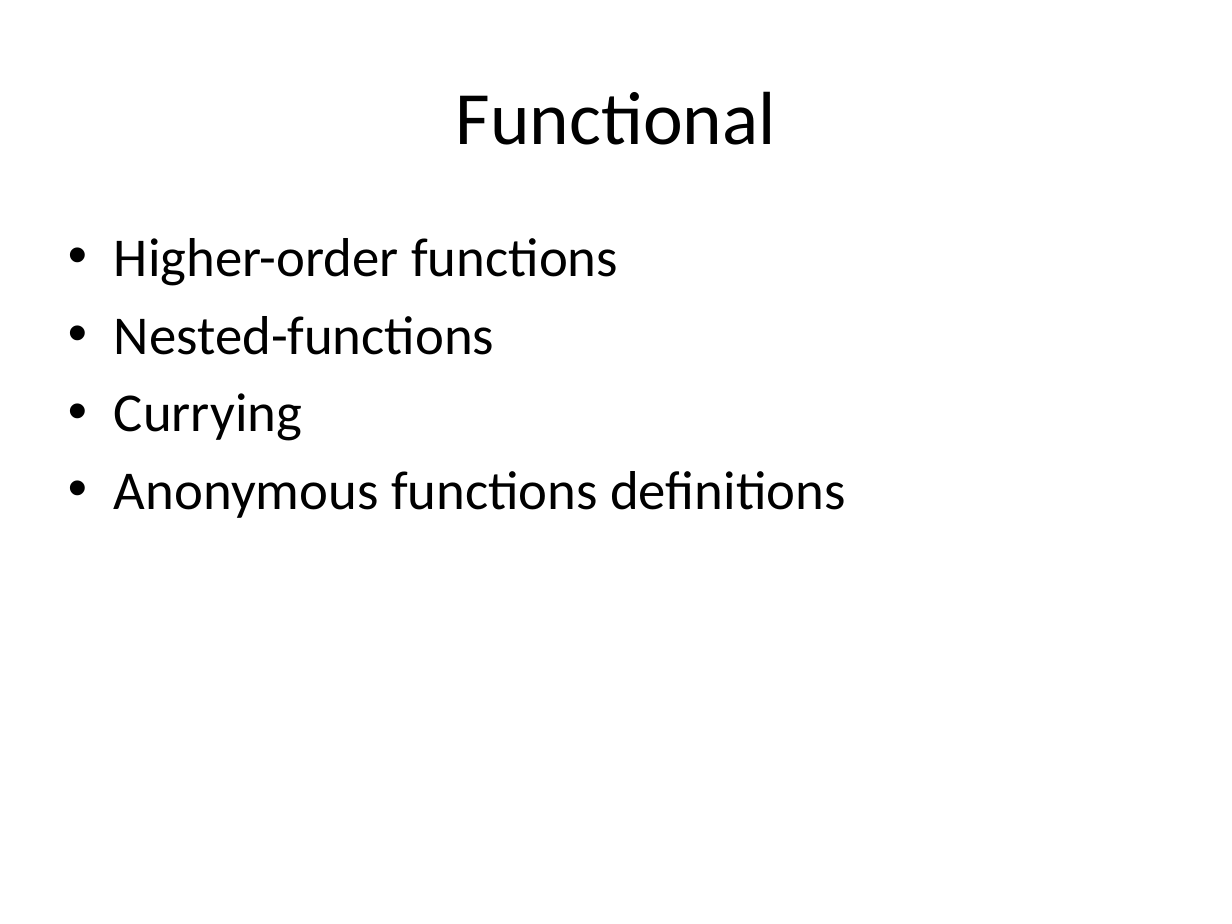
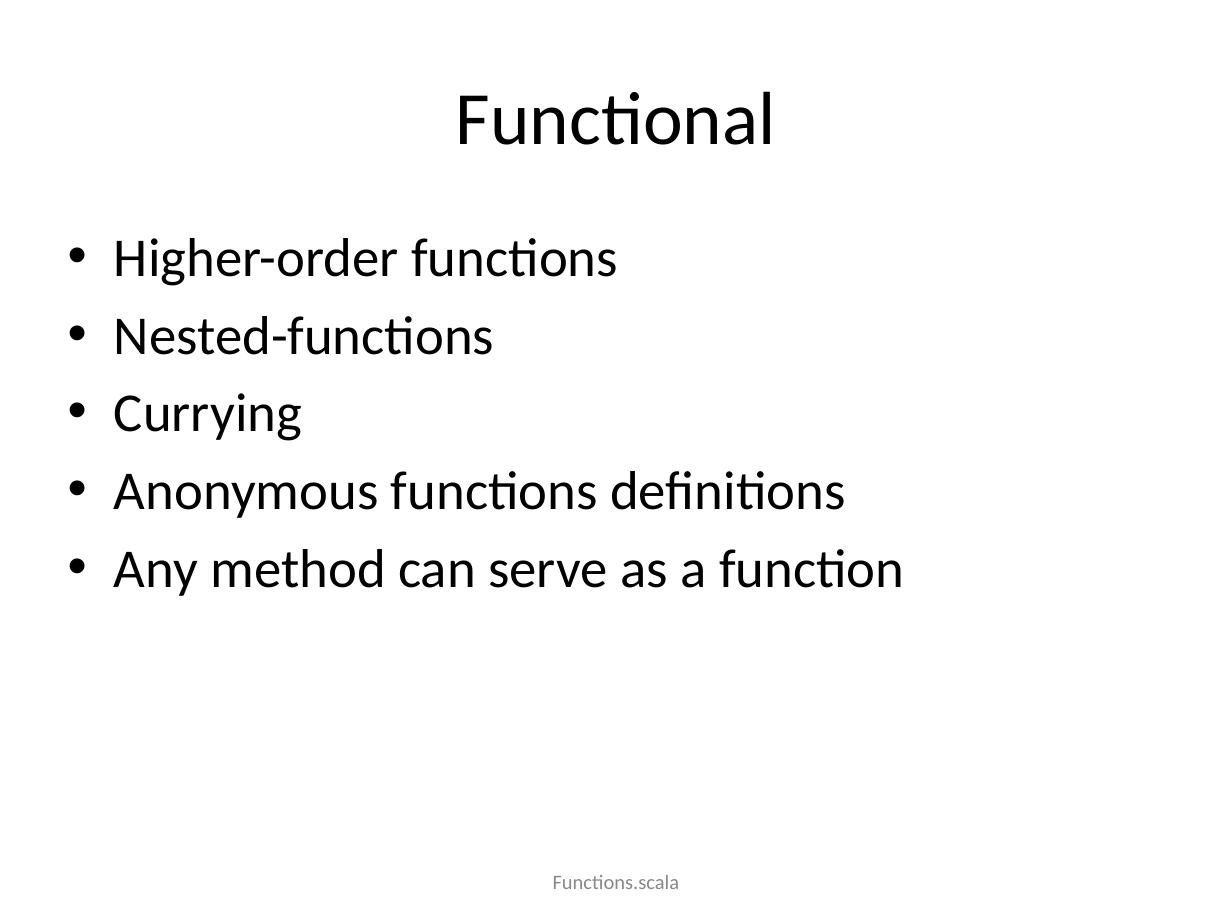
Before and after one commit to Igerly/scalaBasics, a slide deck: slide 19 of Scala.ppt. Drawn at 1232x924 pixels with LibreOffice and Linux fonts; fonts in the diff are those of the drawing. Boxes give left, top, right and bottom in pixels: in the first picture for what was removed or moved away, otherwise in the second. Text is boxed around its words. In the diff, an @@ line names an element or a change of style, - is before the commit and + after.

```diff
--- a/Scala.ppt
+++ b/Scala.ppt
@@ text at (114,549,904,596): paragraph added @@
+• Any method can serve as a function
@@ text added at (553,875,680,889), 12 pt, text #898989 @@
+Functions.scala
```
Also in this commit, not shown: 5 other slides changed, 5 slides added, 1 slide removed, 7 other files.
